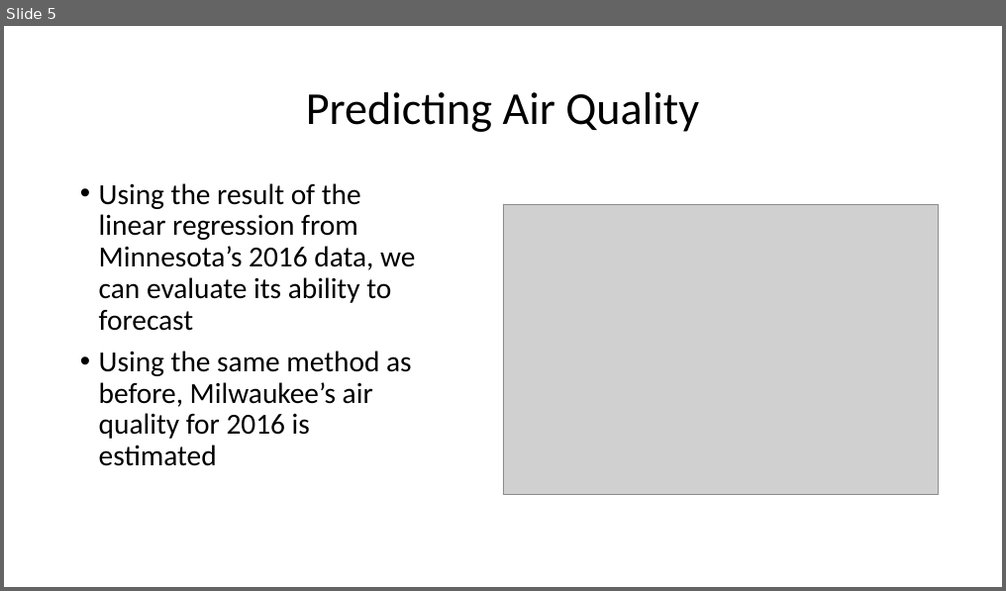
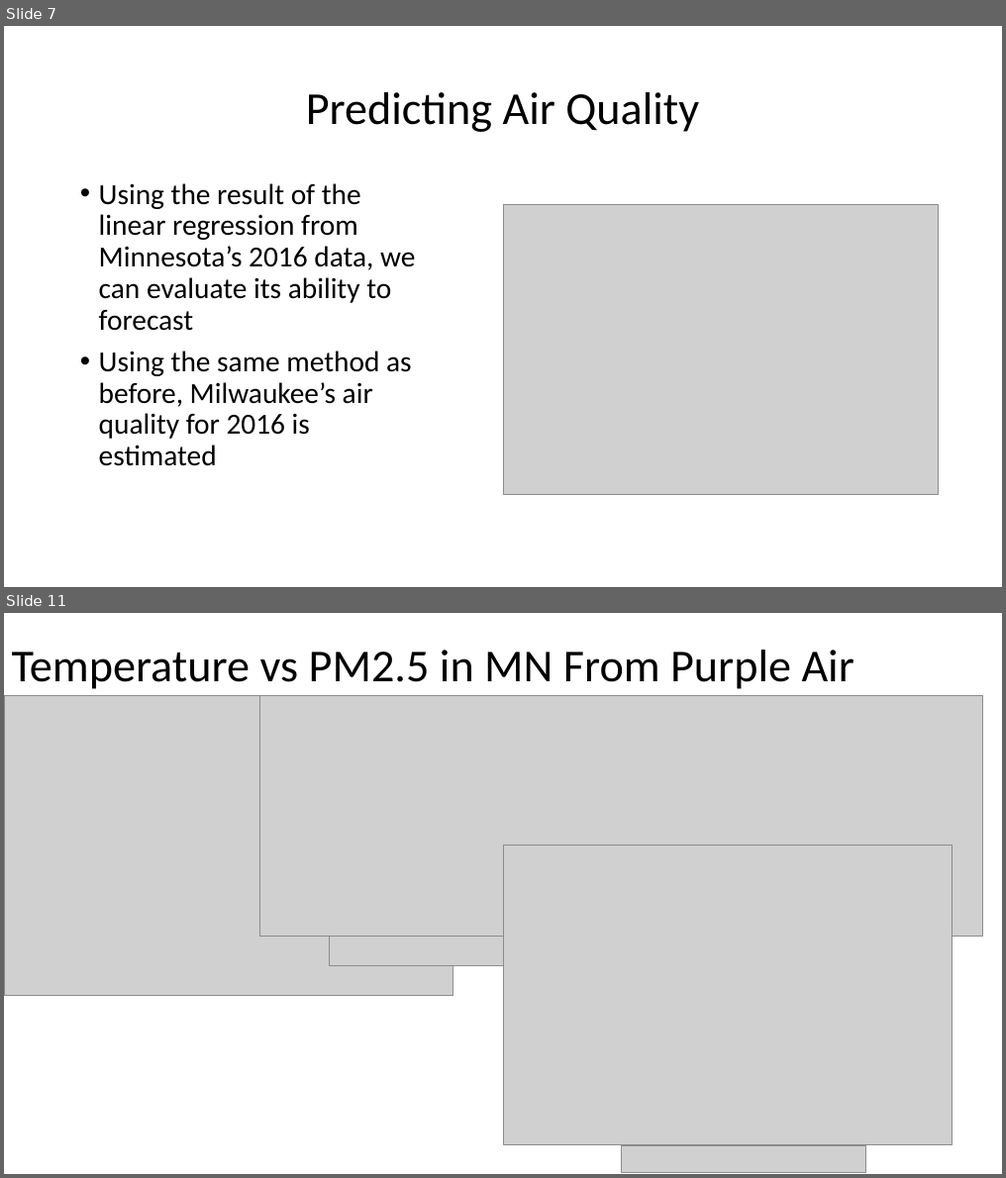
Before and after one commit to abbylemon/fake-news, a slide deck: Data_Project_Deck_1.pptx. Shown one above the other, each under a label of ours: slide 5 before the commit, slides 7 and 11 after it; the slides between them are not shown. The pictures are 1006x591 and 1006x1178 pixels, drawn with LibreOffice and Linux fonts; fonts in the diff are those of the drawing; grey boxes stand for pictures. Boxes give left, top, right and bottom in pixels: in the first picture for what was removed or moved away, otherwise in the second. Text is boxed around its words. In the diff, an @@ line names an element or a change of style, - is before the commit and + after.

```diff
--- a/Data_Project_Deck_1.pptx
+++ b/Data_Project_Deck_1.pptx
@@ slide 11 added at (4,613,1002,1174), background #FFFFFF @@
@@ title added at (12,650,854,689), 44 pt, text #000000 @@
+Temperature vs PM2.5 in MN From Purple Air
@@ picture added at (4,696,453,995) @@
@@ picture added at (260,696,983,937) @@
@@ picture added at (503,846,952,1146) @@
@@ picture added at (330,937,865,965) @@
@@ picture added at (622,1146,865,1173) @@
@@ what was slide 5 is now slide 7 @@
```
Also in this commit, not shown: 5 other slides added, 2 other files.
